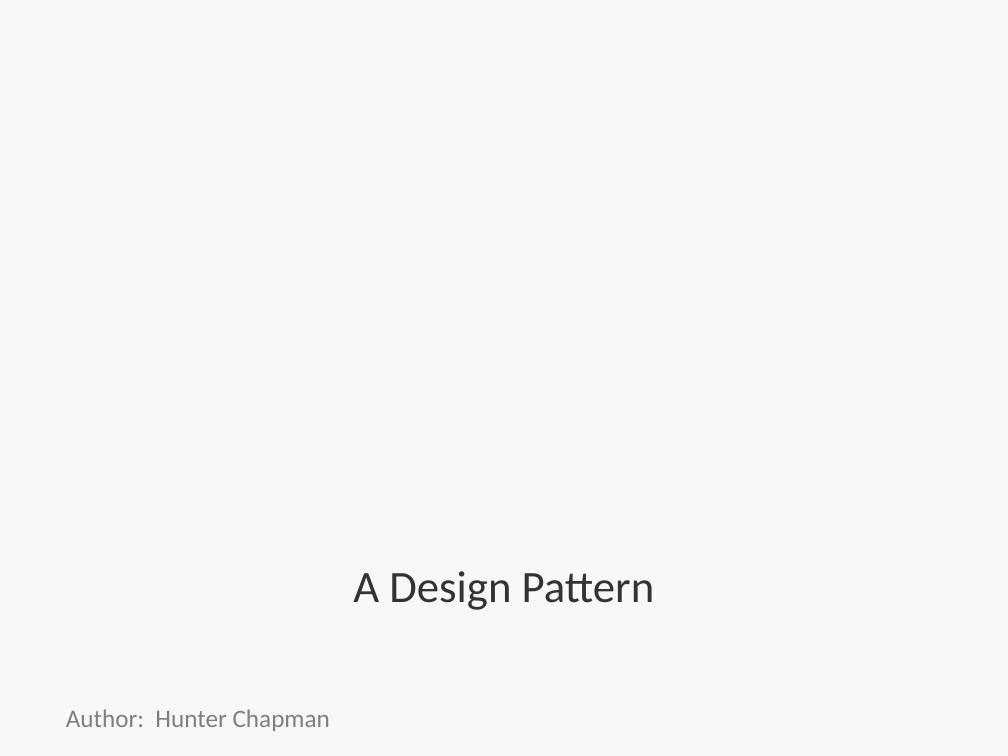
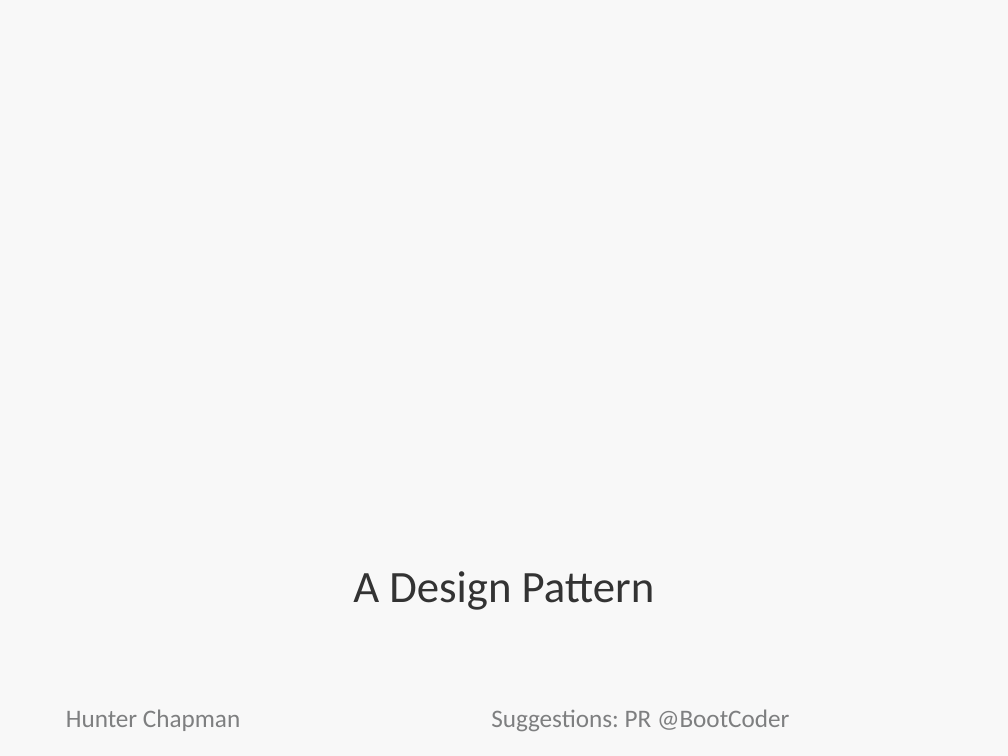
Before and after one commit to bootcoder/lectures, a slide deck: slide 1 of 1phase/mvc-single-res/HT-MVC.pptx. Drawn at 1008x756 pixels with LibreOffice and Linux fonts; fonts in the diff are those of the drawing; background and template pictures are left out. Boxes give left, top, right and bottom in pixels: in the first picture for what was removed or moved away, otherwise in the second. Text is boxed around its words. In the diff, an @@ line names an element or a change of style, - is before the commit and + after.

Commit message:
update slides

```diff
--- a/1phase/mvc-single-res/HT-MVC.pptx
+++ b/1phase/mvc-single-res/HT-MVC.pptx
@@ text at [66, 709, 240, 731]: text changed @@
-Author: Hunter Chapman
+Hunter Chapman
@@ text added at [491, 709, 789, 731], 18 pt, text #7E7F80 @@
+Suggestions: PR @BootCoder
```
Also in this commit, not shown: 1 slide added.
